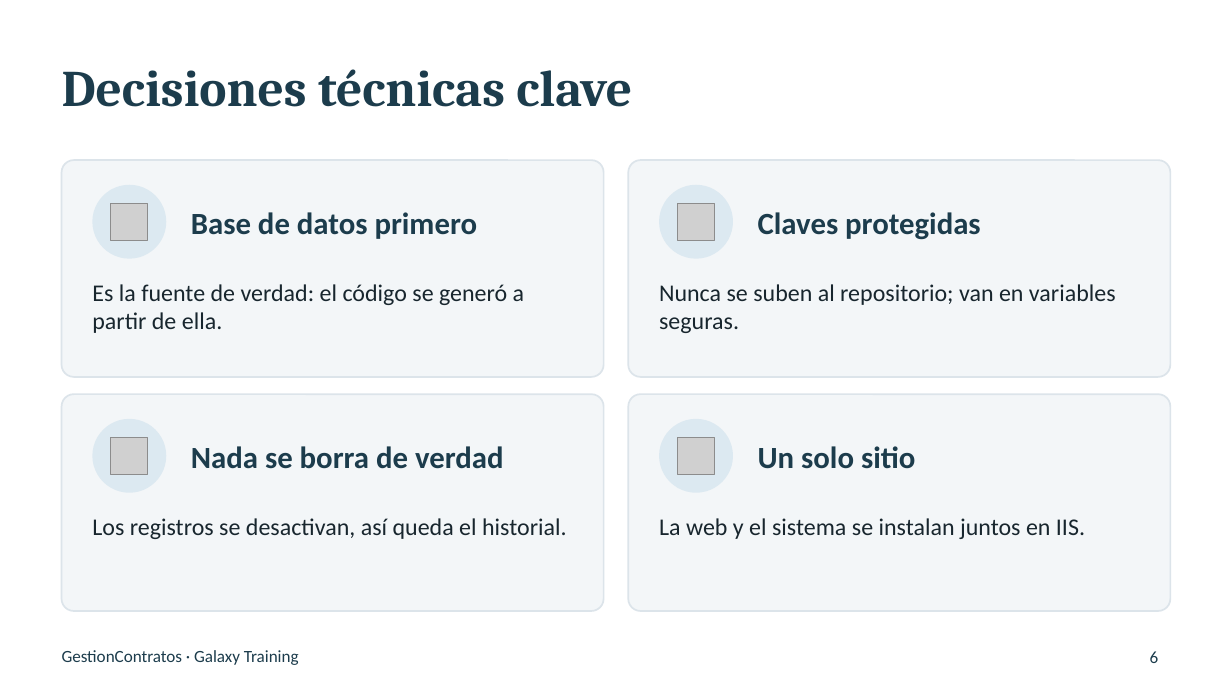
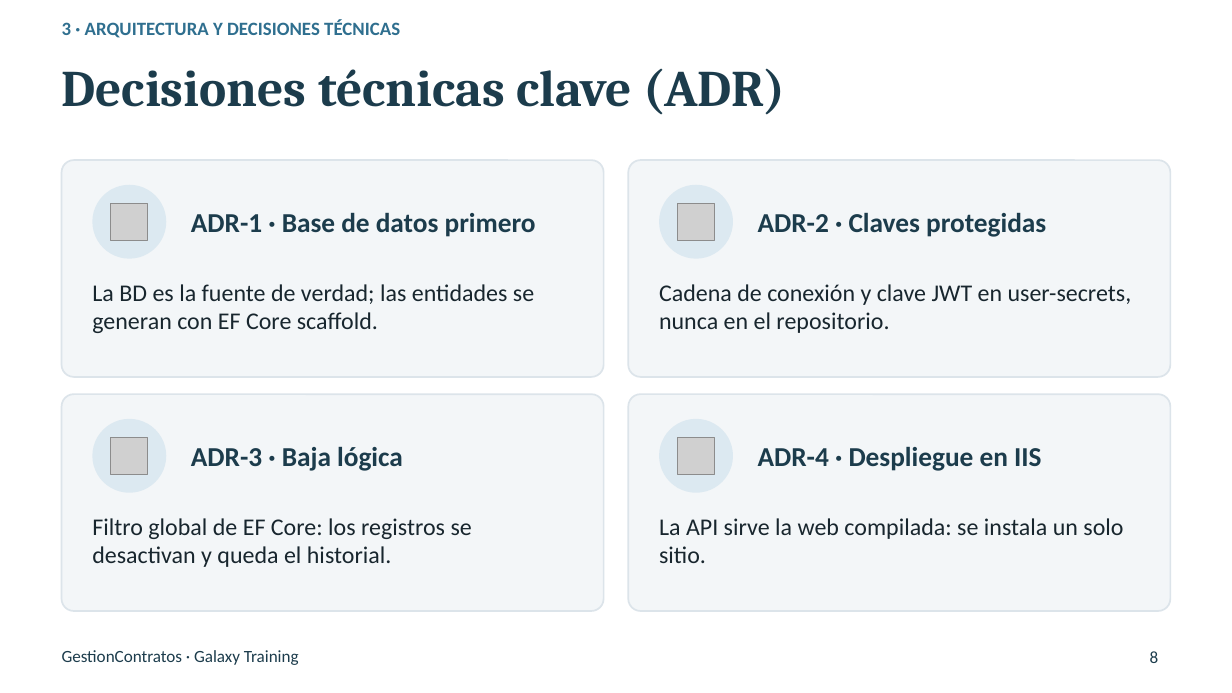
Before and after one commit to yurigrandez/ProyectoIntegrador, a slide deck: slide 8 of Presentacion/Presentacion_Final_GestionContratos.pptx (slide 6 before the commit). Drawn at 1232x693 pixels with LibreOffice and Linux fonts; fonts in the diff are those of the drawing; grey boxes stand for pictures; background and template pictures are left out. Boxes give left, top, right and bottom in pixels: in the first picture for what was removed or moved away, otherwise in the second. Text is boxed around its words. In the diff, an @@ line names an element or a change of style, - is before the commit and + after.

```diff
--- a/Presentacion/Presentacion_Final_GestionContratos.pptx
+++ b/Presentacion/Presentacion_Final_GestionContratos.pptx
@@ text added at bbox=[62, 19, 400, 38], 11 pt, text #2F6F8F, bold @@
+3 · ARQUITECTURA Y DECISIONES TÉCNICAS
@@ title at bbox=[62, 68, 785, 115]: text changed @@
-Decisiones técnicas clave
+Decisiones técnicas clave (ADR)
@@ text at bbox=[191, 212, 536, 237]: text changed; size 18 to 16 pt @@
-Base de datos primero
+ADR-1 · Base de datos primero
@@ text at bbox=[758, 212, 1046, 237]: text changed; size 18 to 16 pt @@
-Claves protegidas
+ADR-2 · Claves protegidas
@@ text at bbox=[92, 284, 534, 333]: text changed @@
-Es la fuente de verdad: el código se generó a partir de ella.
+La BD es la fuente de verdad; las entidades se generan con EF Core scaffold.
@@ text at bbox=[659, 284, 1132, 333]: text changed @@
-Nunca se suben al repositorio; van en variables seguras.
+Cadena de conexión y clave JWT en user-secrets, nunca en el repositorio.
@@ text at bbox=[191, 446, 403, 471]: text changed; size 18 to 16 pt @@
-Nada se borra de verdad
+ADR-3 · Baja lógica
@@ text at bbox=[758, 446, 1041, 471]: text changed; size 18 to 16 pt @@
-Un solo sitio
+ADR-4 · Despliegue en IIS
@@ text at bbox=[92, 518, 472, 567]: text changed @@
-Los registros se desactivan, así queda el historial.
+Filtro global de EF Core: los registros se desactivan y queda el historial.
@@ text at bbox=[659, 518, 1123, 563]: text changed @@
-La web y el sistema se instalan juntos en IIS.
+La API sirve la web compilada: se instala un solo sitio.
@@ page number at bbox=[1150, 651, 1159, 663]: text changed @@
-6
+8
```
Also in this commit, not shown: 9 other slides changed, 4 slides added, 1 slide removed.
